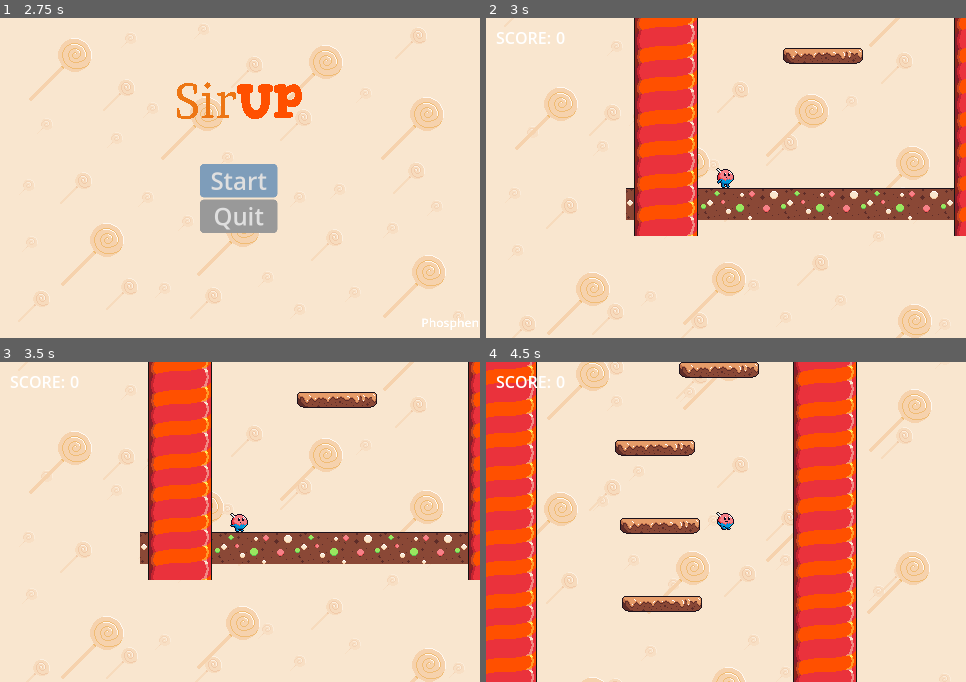
Above: before the commit, frames 1-4 (two rows, left to right).
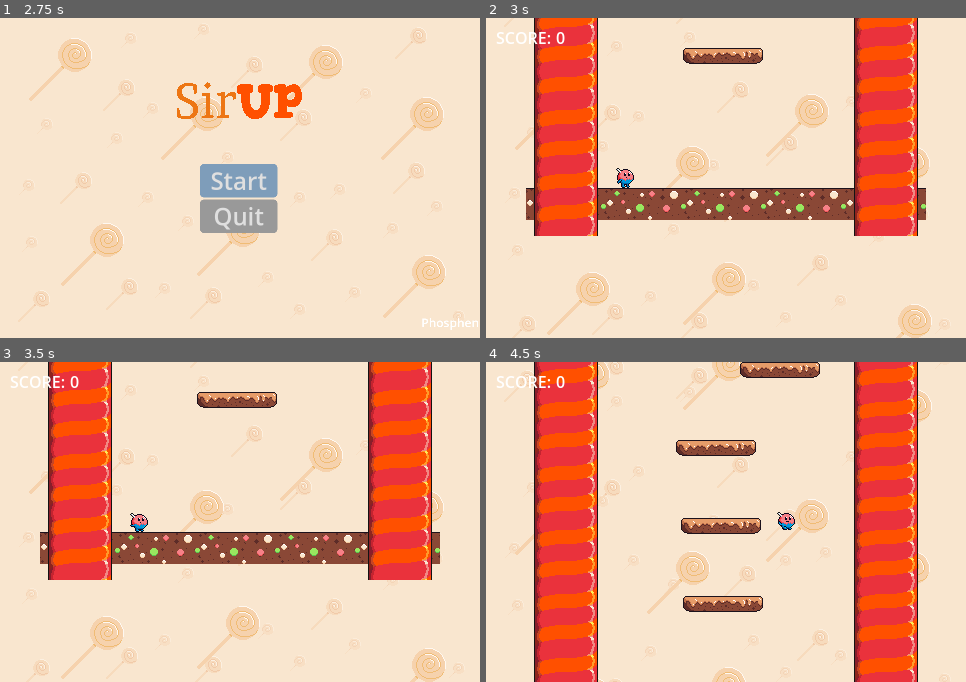
Above: after the commit, the same moments.

Repository: Phosphen/slide
Game: Godot game, scene res://Scenes/Levels/splash_screen.tscn
The game is run twice, just before and just after one commit, with the same random seed, the same clock (stepped at 60 frames per second) and the same inputs.
Inputs (mouse positions are in pixels of both pictures, inside the frame that each line leads up to):
- Up to frame 1 (2.75 s): tap Enter at 0.5, 2 s; move the mouse to (345, 162) at 0.52 s; hold Right (move_right) 0.53-2.03 s; tap Up (jump) at 0.77, 1.52 s; tap Space at 1.25 s; move the mouse to (144, 194) at 1.27 s; move the mouse to (288, 107) at 2.02 s; hold Left (move_left) from 2.03 s (still down)
- Up to frame 2 (3 s): release Left (move_left) at 2.75 s; click "Start" at 2.75 s
- Up to frame 3 (3.5 s): no input
- Up to frame 4 (4.5 s): tap Space at 3.5 s; move the mouse to (702, 586) at 3.52 s; hold Right (move_right) from 3.53 s (still down); tap Up (jump) at 3.77 s; move the mouse to (870, 570) at 4.27 s

Frame 1 is identical in both runs. In frame 2, 33% of the frame differs, in the area x 8-100%, y 0-69%; in frame 3, 33%; in frame 4, 54%, in the area x 0-90%, y 0-100%.

Commit message:
use script to update position

Diff:
--- a/LevelGen/main.tscn
+++ b/LevelGen/main.tscn
@@ -36,6 +36,7 @@
 
 [node name="RemoteTransform2D" type="RemoteTransform2D" parent="Player"]
 remote_path = NodePath("../../Camera2D")
+update_position = false
 update_rotation = false
 update_scale = false
 
